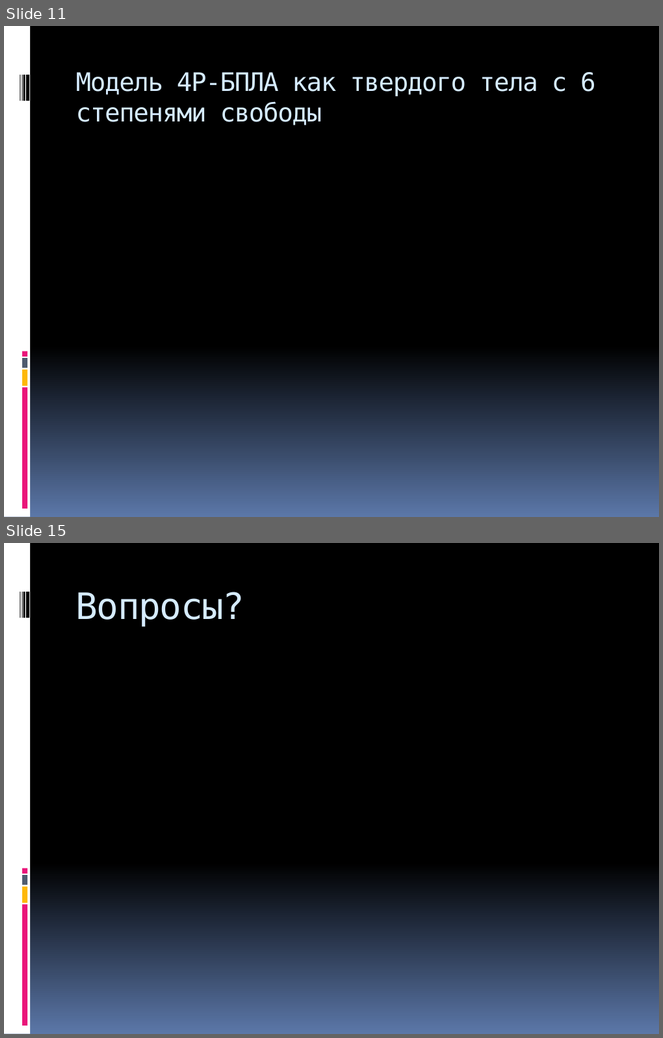
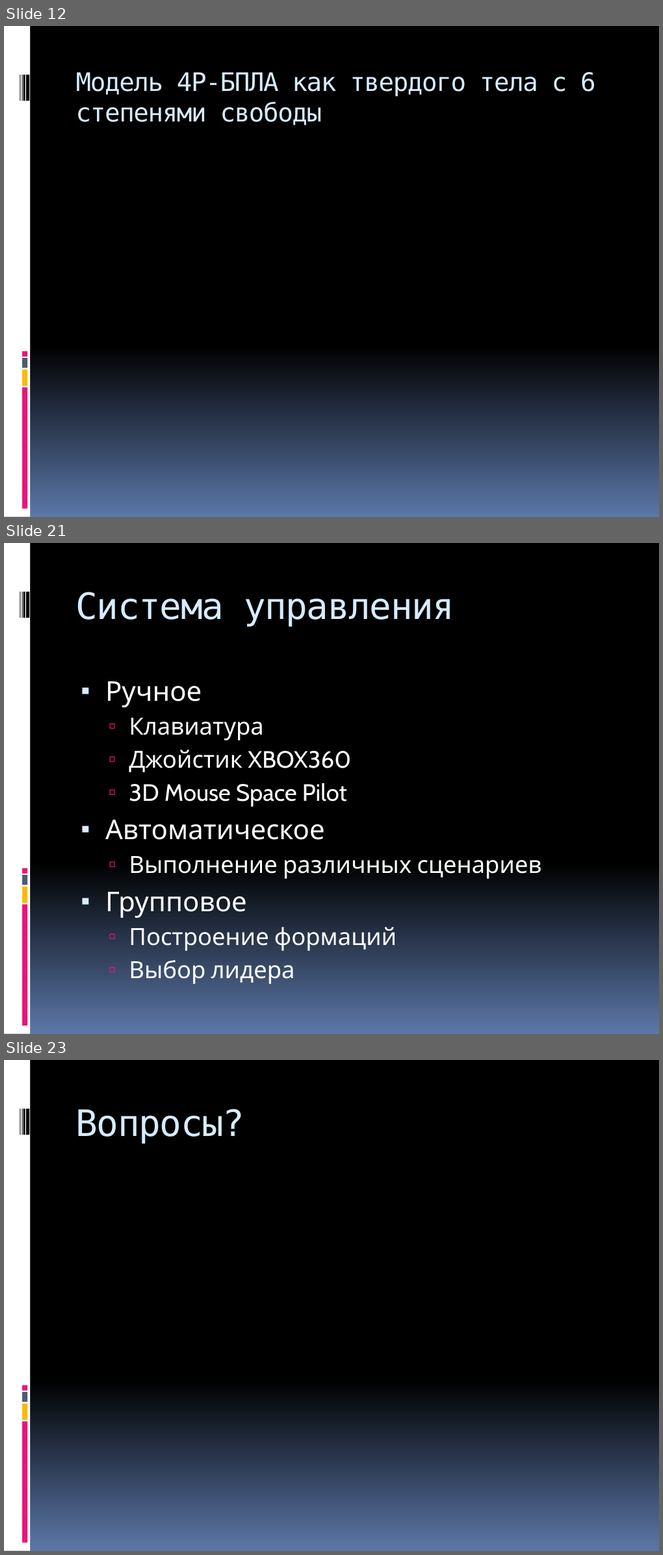
Before and after one commit to Jacobi20/quadro-xds, a slide deck: Docs/Medias2012.pptx. Shown one above the other, each under a label of ours: slides 11 and 15 before the commit, slides 12, 21 and 23 after it; the slides between them are not shown. The pictures are 663x1038 and 663x1555 pixels, drawn with LibreOffice and Linux fonts; fonts in the diff are those of the drawing. Boxes give left, top, right and bottom in pixels: in the first picture for what was removed or moved away, otherwise in the second. Text is boxed around its words. In the diff, an @@ line names an element or a change of style, - is before the commit and + after.

```diff
--- a/Docs/Medias2012.pptx
+++ b/Docs/Medias2012.pptx
@@ slide 21 added at bbox=[4, 543, 659, 1034], background gradient #000000 to #5B77A8; not listed: 9 template elements that a slide beside it also shows @@
@@ title added at bbox=[76, 592, 454, 626], 40 pt, text #D6ECFF @@
+Система управления
@@ text added at bbox=[105, 681, 542, 984], 26 pt, text #FFFFFF @@
+▪ Ручное
+  ▫ Клавиатура
+  ▫ Джойстик XBOX360
+  ▫ 3D Mouse Space Pilot
+▪ Автоматическое
+  ▫ Выполнение различных сценариев
+▪ Групповое
+  ▫ Построение формаций
+  ▫ Выбор лидера
@@ what was slide 11 is now slide 12 @@
@@ what was slide 15 is now slide 23 @@
```
Also in this commit, not shown: 2 slides changed, 8 other slides added, 1 slide removed, 1 other file.
